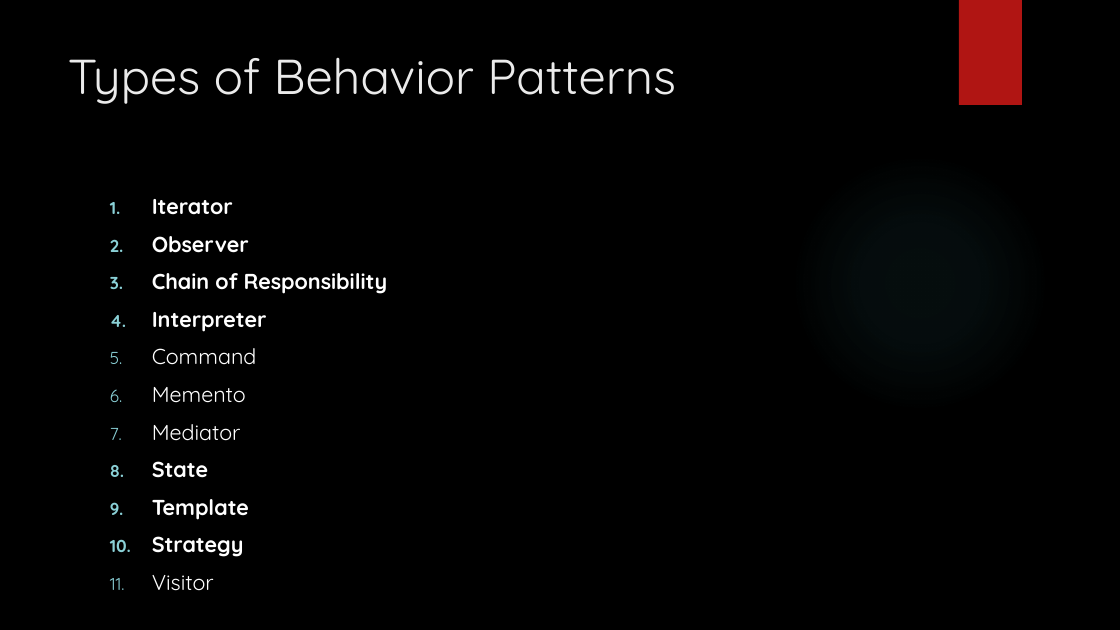
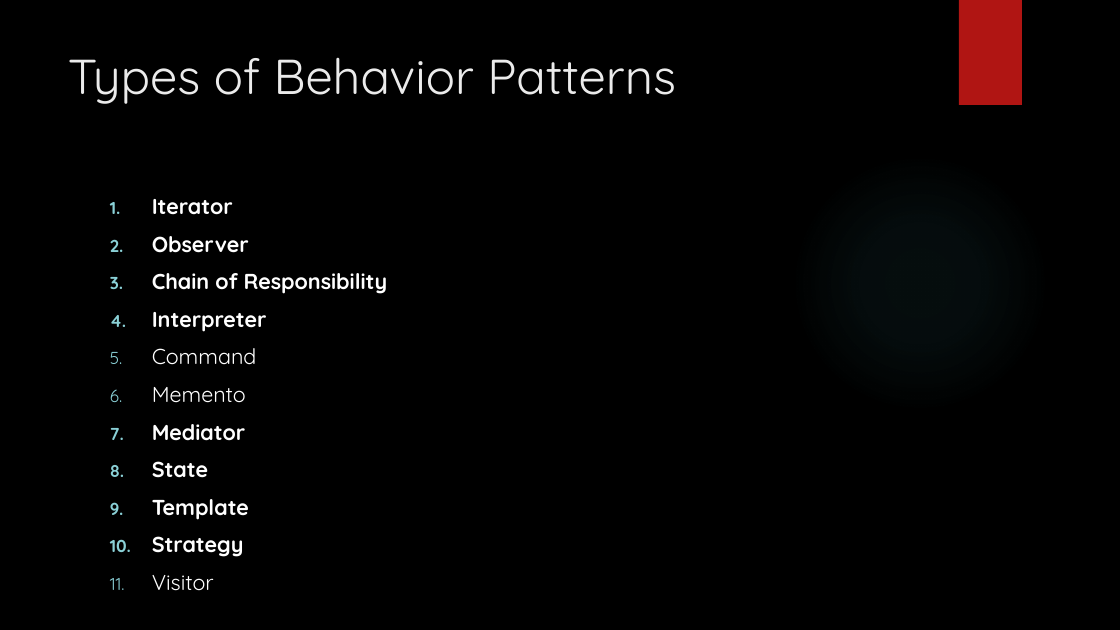
Before and after one commit to onssabarish1992/Design-Patterns, a slide deck: slide 3 of BehaviouralPatterns/BehaviouralPatterns.pptx. Drawn at 1120x630 pixels with LibreOffice and Linux fonts; fonts in the diff are those of the drawing; background and template pictures are left out. Boxes give left, top, right and bottom in pixels: in the first picture for what was removed or moved away, otherwise in the second. Text is boxed around its words. In the diff, an @@ line names an element or a change of style, - is before the commit and + after.

Commit message:
Mediator Design Pattern
Mediator Design Pattern

```diff
--- a/BehaviouralPatterns/BehaviouralPatterns.pptx
+++ b/BehaviouralPatterns/BehaviouralPatterns.pptx
@@ text at [152, 424, 245, 441]: bold on in "Mediator" @@
```
Also in this commit, not shown: 11 other files.
